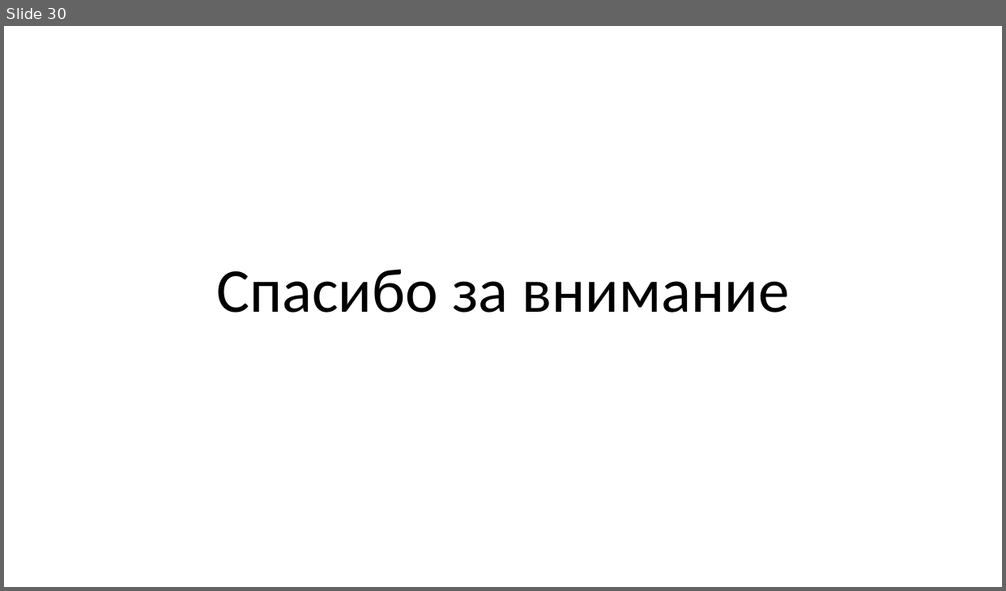
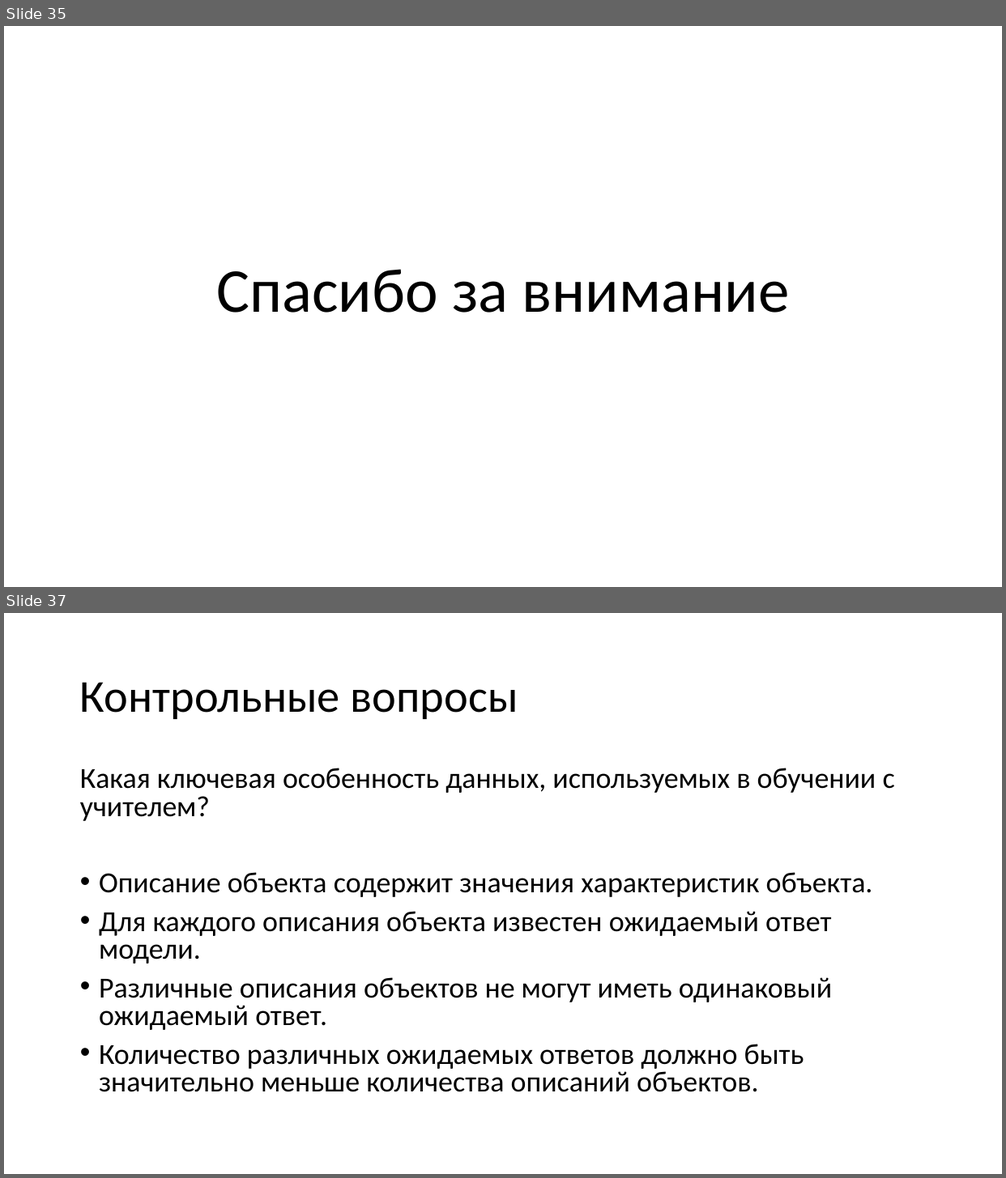
Before and after one commit to mosalov/AI_main_lectures, a slide deck: Лекция 2 23_09_2020.pptx. Shown one above the other, each under a label of ours: slide 30 before the commit, slides 35 and 37 after it; the slides between them are not shown. The pictures are 1006x591 and 1006x1178 pixels, drawn with LibreOffice and Linux fonts; fonts in the diff are those of the drawing. Boxes give left, top, right and bottom in pixels: in the first picture for what was removed or moved away, otherwise in the second. Text is boxed around its words. In the diff, an @@ line names an element or a change of style, - is before the commit and + after.

```diff
--- a/Лекция 2 23_09_2020.pptx
+++ b/Лекция 2 23_09_2020.pptx
@@ slide 37 added at [4, 613, 1002, 1174], background #FFFFFF @@
@@ title added at [80, 682, 518, 719], 44 pt, text #000000 @@
+Контрольные вопросы
@@ text added at [80, 768, 895, 1093], 28 pt, text #000000 @@
+Какая ключевая особенность данных, используемых в обучении с учителем?
+• Описание объекта содержит значения характеристик объекта.
+• Для каждого описания объекта известен ожидаемый ответ модели.
+• Различные описания объектов не могут иметь одинаковый ожидаемый ответ.
+• Количество различных ожидаемых ответов должно быть значительно меньше количества описаний объектов.
@@ what was slide 30 is now slide 35 @@
```
Also in this commit, not shown: 1 slide changed, 13 other slides added, 3 other files.
